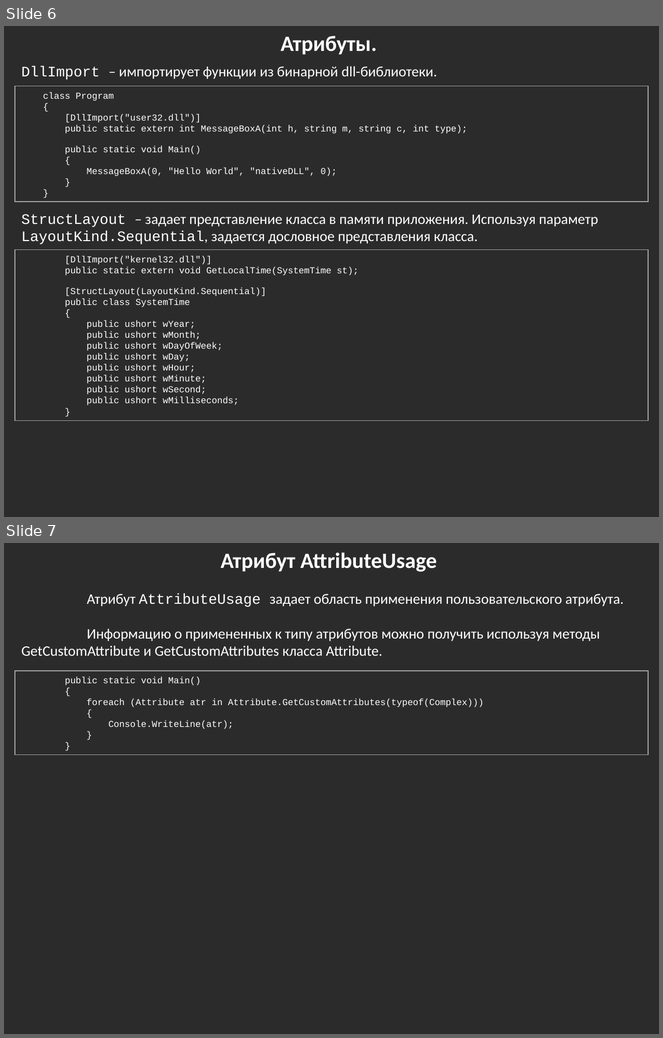
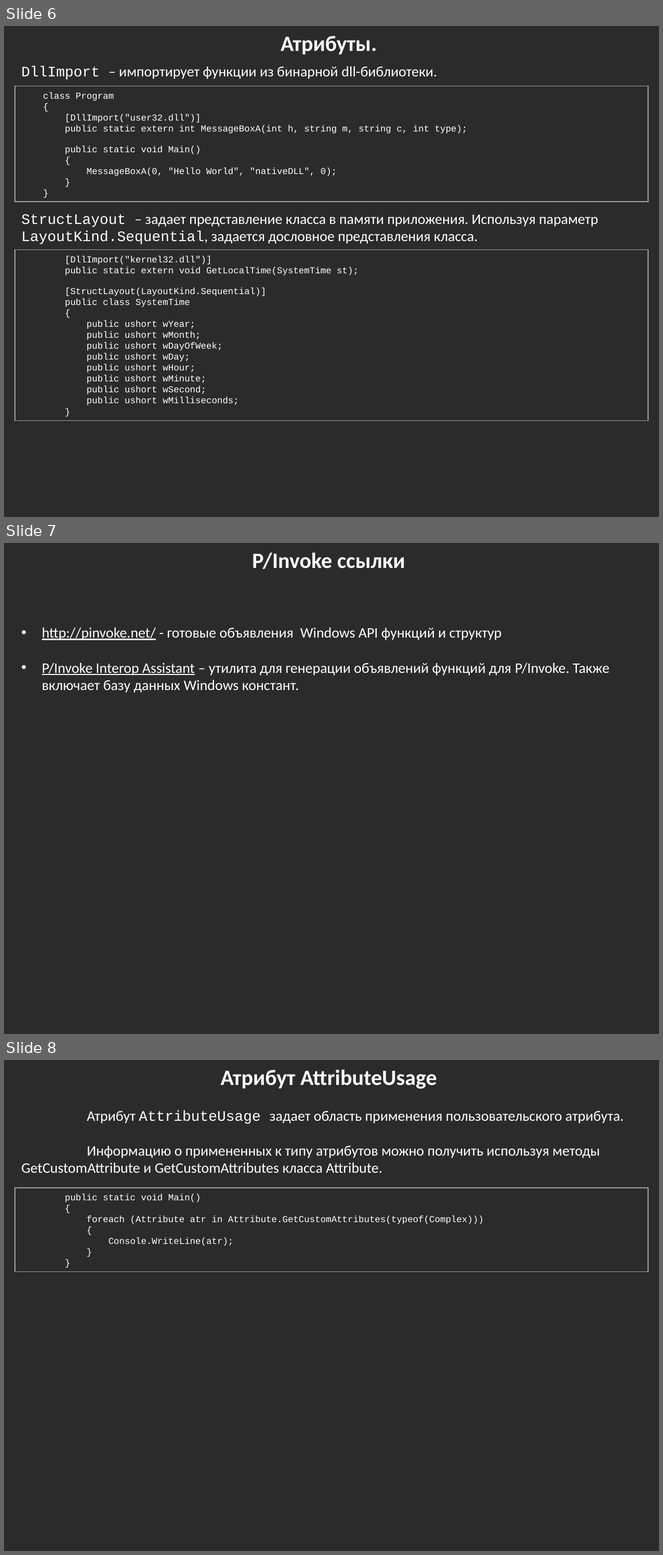
Before and after one commit to bazile/Training, a slide deck: Presentation/lesson-07-reflection.pptx. Shown one above the other, each under a label of ours: slides 6 and 7 before the commit, slides 6, 7 and 8 after it. The pictures are 663x1038 and 663x1555 pixels, drawn with LibreOffice and Linux fonts; fonts in the diff are those of the drawing; background and template pictures are left out; a plain dark background stands for a picture behind light text. Boxes give left, top, right and bottom in pixels: in the first picture for what was removed or moved away, otherwise in the second. Text is boxed around its words. In the diff, an @@ line names an element or a change of style, - is before the commit and + after.

Commit message:
Added P/Invoke links

```diff
--- a/Presentation/lesson-07-reflection.pptx
+++ b/Presentation/lesson-07-reflection.pptx
@@ slide 7 added at (x1=4, y1=543, x2=659, y2=1034), background picture (left out) @@
@@ text added at (x1=252, y1=552, x2=405, y2=569), 24 pt, text #FFFFFF, bold @@
+P/Invoke ссылки
@@ text added at (x1=42, y1=627, x2=610, y2=693), 16 pt, text #FFFFFF @@
+• http://pinvoke.net/ - готовые объявления Windows API функций и структур
+• P/Invoke Interop Assistant – утилита для генерации объявлений функций для P/Invoke. Также включает базу данных Windows констант.
@@ what was slide 7 is now slide 8 @@
```
